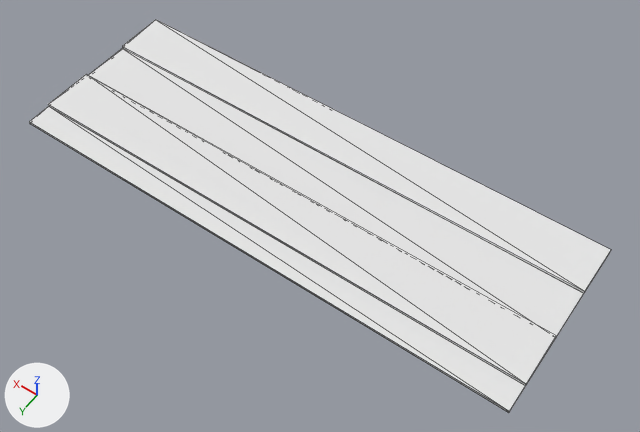
The OBJ model The_Dune_Project/Assets/Models/env/Modular Temple/Prop_Rug_Side.obj: old version first, new version second.
Before and after are seen from a camera (50 mm lens) standing at (-0.608, 1.124, 1.195) and looking at (-0.051, 0.345, -0.031). Lighting does not change. The marker at lower left points along +X, +Y and +Z. Mesh edges are drawn as thin lines. Where no turn or scale is listed for an object, it has been applied to the vertices.
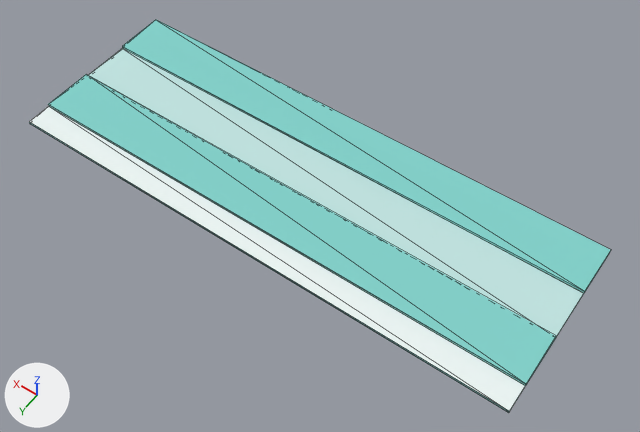
Boxes [x1, y1, x2, y2] around the edits, measured in the pictures (640 x 432 px):
'object1', recoloured: [29, 20, 611, 413] in both

The change, as a list of edits to the scene's bpy script:
```text
Change mat_blue_fabric_1:
    mat_blue_fabric_1.base_color: (0.8, 0.8, 0.8) -> (0.228, 0.647, 0.6)  # white #e7e7e7 -> cyan #83d2cb
Change mat_blue_fabric_2:
    mat_blue_fabric_2.base_color: (0.8, 0.8, 0.8) -> (0.541, 0.784, 0.761)  # white #e7e7e7 -> white #c2e5e2
```
